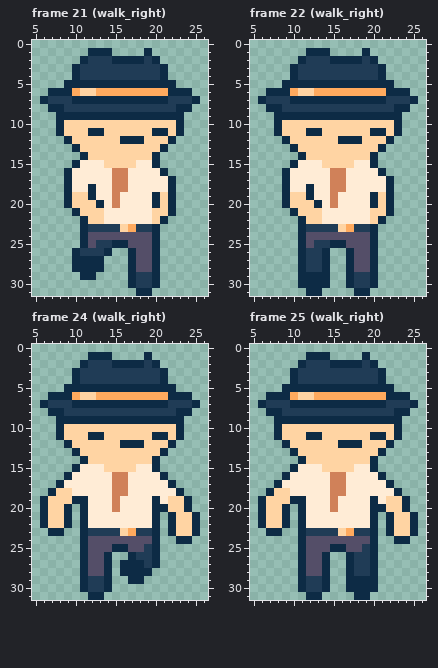
Pixel-art file -- assets/player/fedora_man.aseprite. Above: the version before the commit.
32x32 pixels, 25 frames. Colours within 5 levels of each other are drawn and written as one. Shown: frame 21 (walk_right): x 5..26, y 0..31; frame 22 (walk_right): x 5..26, y 0..31; frame 24 (walk_right): x 5..26, y 0..31; frame 25 (walk_right): x 5..26, y 0..31. The commit also changed other frames, which this record leaves out.
The same view after the edit:
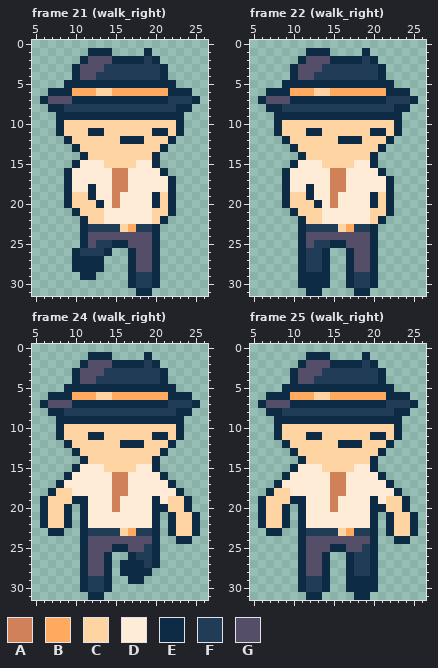
Palette (. is transparent): A #d08159fe  B #ffaa5e  C #ffd4a3  D #ffecd6fe  E #0d2b45  F #203c56  G #544e68
Changes in this commit:
Frame 21 (walk_right), layer "Hat":
Colour C becomes colour B in row 6 at x 11 to 12.
Colour B becomes colour C in row 6 at x 13 to 14.
Colour F becomes colour G in row 2 at x 12 to 14; in row 3 at x 11 to 13; in row 4 at x 11 to 12; in row 7 at x 7 to 9.
Frame 22 (walk_right), layer "Hat": the same change as frame 21 (walk_right)
Frame 24 (walk_right), layer "Hat": the same change as frame 21 (walk_right)
Frame 25 (walk_right), layer "Hat": the same change as frame 21 (walk_right)
